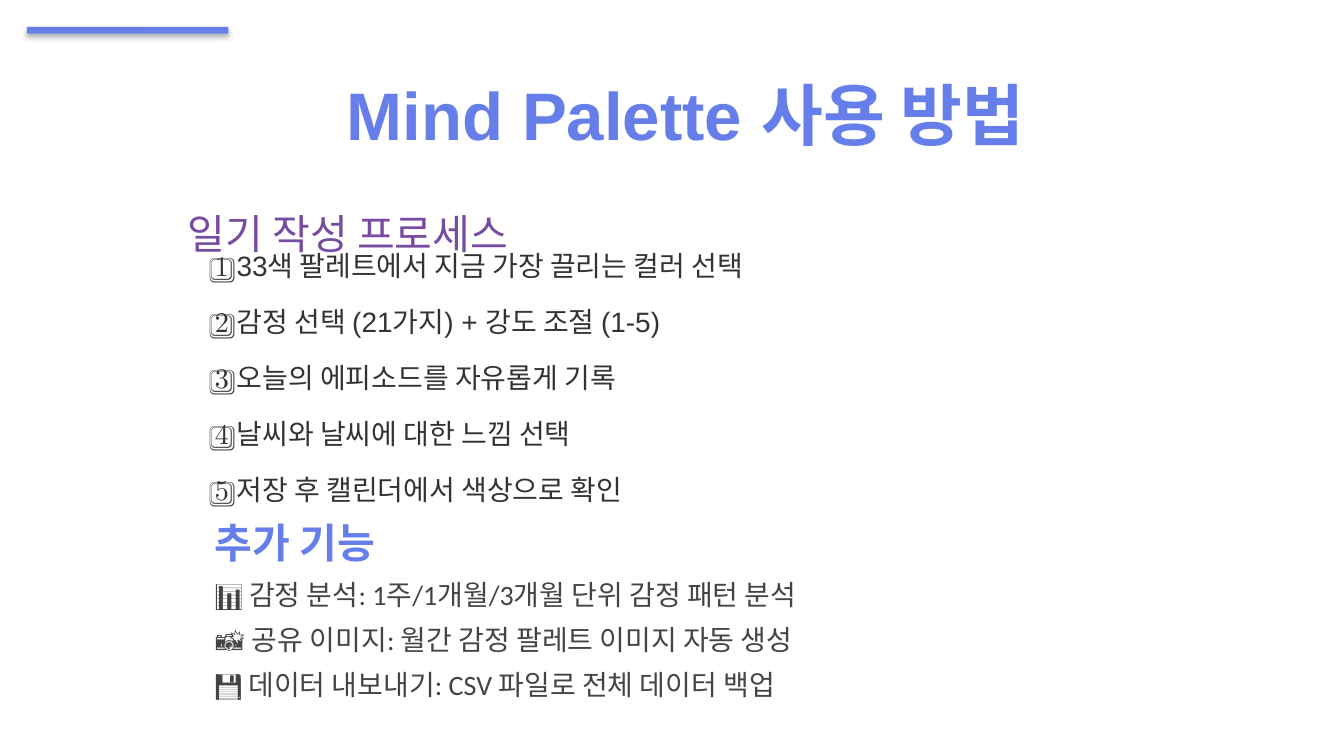
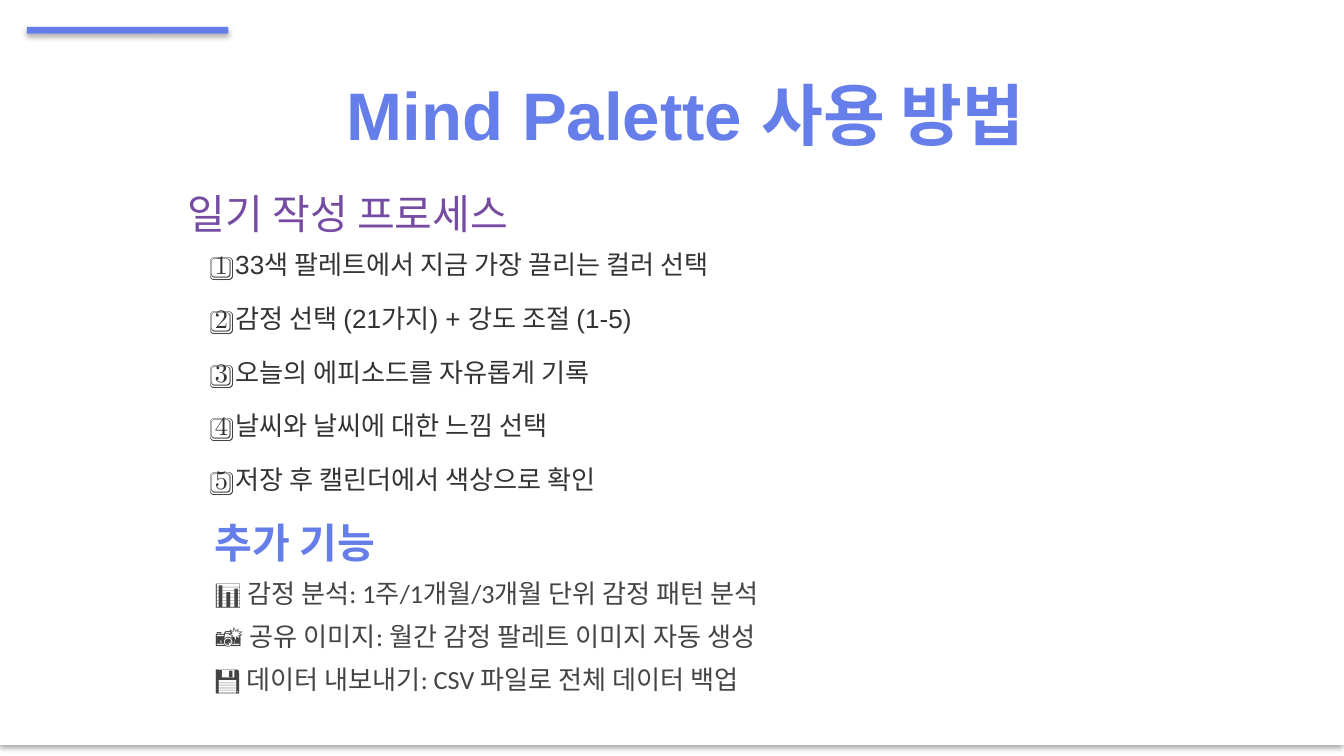
Before and after one commit to SeeYounsunny/Mind-Palette, a slide deck: slide 4 of presentation/Mind_Palette_Presentation.pptx. Drawn at 1344x756 pixels with LibreOffice and Linux fonts; fonts in the diff are those of the drawing. Boxes give left, top, right and bottom in pixels: in the first picture for what was removed or moved away, otherwise in the second. Text is boxed around its words. In the diff, an @@ line names an element or a change of style, - is before the commit and + after.

Commit message:
docs: 16:9 와이드 형식 발표 자료 최종 업데이트

```diff
--- a/presentation/Mind_Palette_Presentation.pptx
+++ b/presentation/Mind_Palette_Presentation.pptx
@@ rectangle: place and size @@
-rectangle at (0, 0, 1344, 755)
+rectangle at (0, 0, 1344, 745)
@@ text "일기 작성 프로세스" rewrapped from (188, 215, 508, 260) to (188, 195, 508, 232) @@
@@ text "1️⃣ 33색 팔레트에서 지금 가장 ..." at (215, 252, 709, 495): size 15 to 14 pt @@
@@ text at (246, 581, 759, 691): size 15 to 14 pt @@
```
Also in this commit, not shown: 3 other slides changed.
